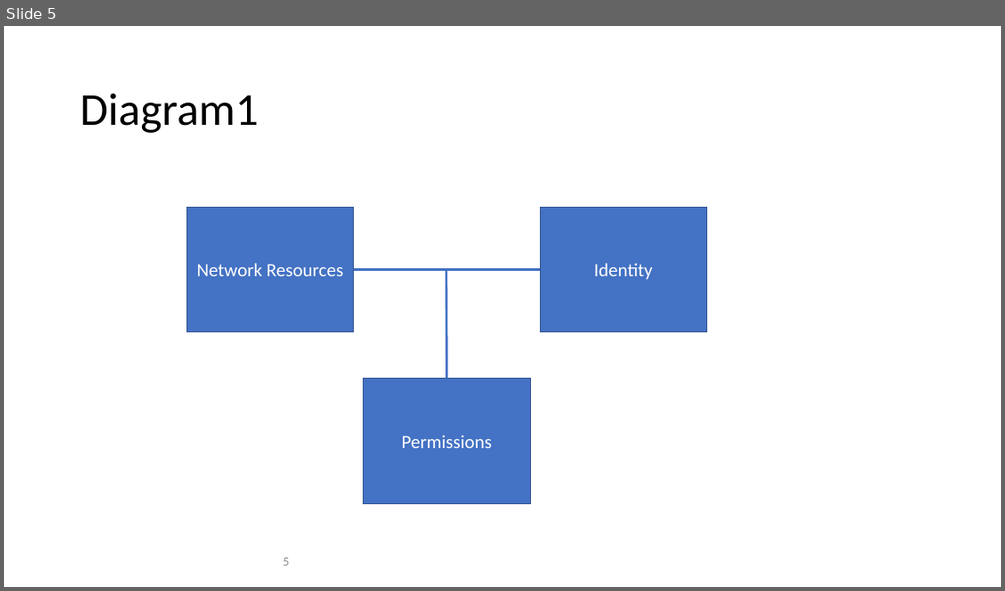
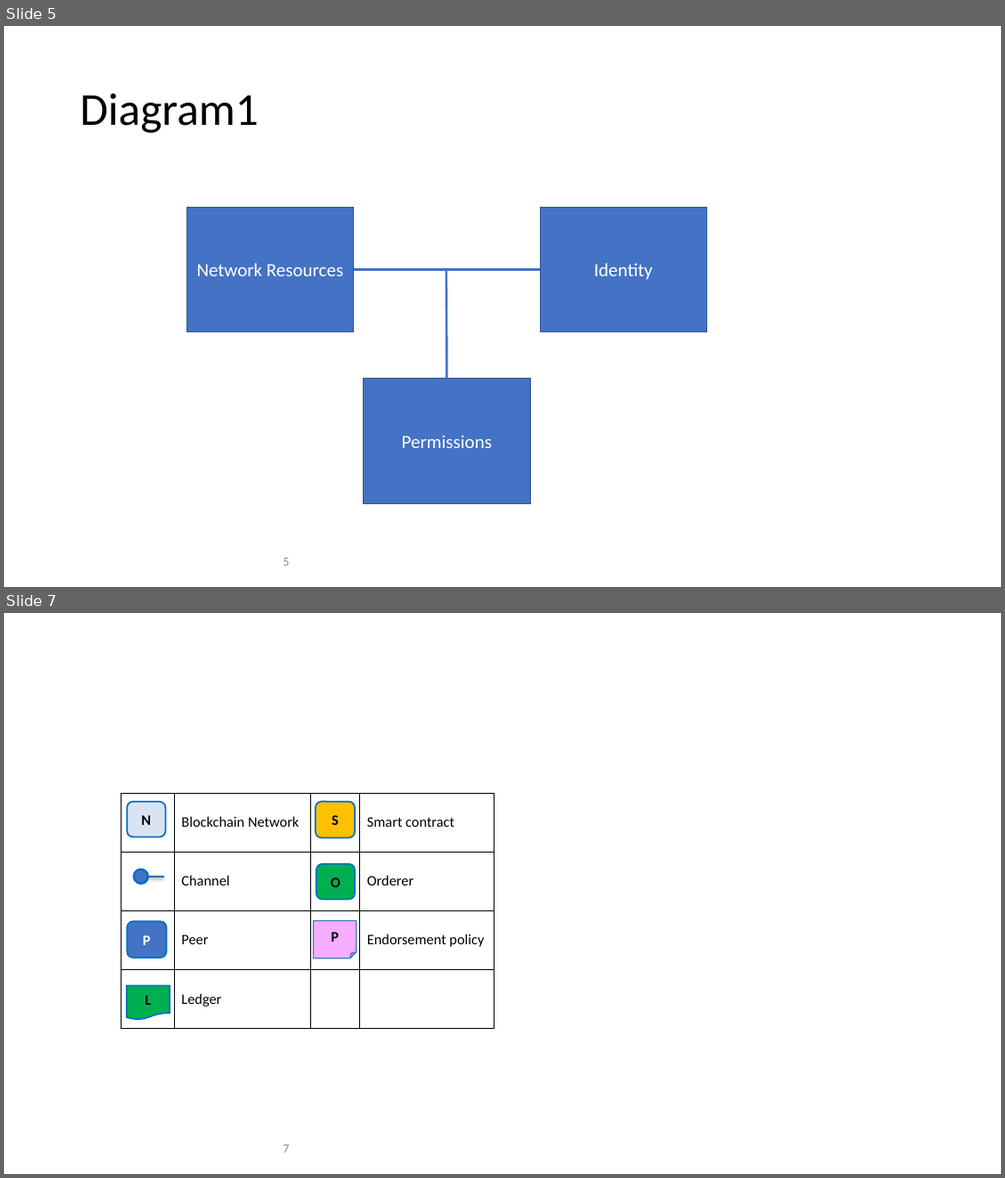
Before and after one commit to FabricTOC/FabricTOC, a slide deck: docs/OtherSourceMaterial/Diagrams.pptx. Shown one above the other, each under a label of ours: slide 5 before the commit, slides 5 and 7 after it; the slides between them are not shown. The pictures are 1005x591 and 1005x1178 pixels, drawn with LibreOffice and Linux fonts; fonts in the diff are those of the drawing. Boxes give left, top, right and bottom in pixels: in the first picture for what was removed or moved away, otherwise in the second. Text is boxed around its words. In the diff, an @@ line names an element or a change of style, - is before the commit and + after.

```diff
--- a/docs/OtherSourceMaterial/Diagrams.pptx
+++ b/docs/OtherSourceMaterial/Diagrams.pptx
@@ slide 7 added at bbox=[4, 613, 1001, 1174], background #FFFFFF @@
@@ table added at bbox=[121, 793, 494, 1029], 4 rows, 4 columns @@
+ | Blockchain Network |  | Smart contract
+ | Channel |  | Orderer
+ | Peer |  | Endorsement policy
+ | Ledger |  | 
@@ rounded rectangle added at bbox=[128, 802, 165, 836], fill #DAE3F3, outline #0070C0 1.5 pt, 14 pt, text #000000, bold @@
+N
@@ rounded rectangle added at bbox=[316, 802, 356, 838], fill #FFC000, outline #0070C0 1.5 pt, 14 pt, text #000000, bold @@
+S
@@ ellipse added at bbox=[133, 869, 147, 884], fill #4372C4, outline #0070C0 2 pt @@
@@ line added from (148, 876) to (164, 876), #0070C0 2 pt @@
@@ rounded rectangle added at bbox=[316, 863, 355, 899], fill #00B050, outline #0070C0 1.5 pt, 14 pt, text #000000, bold @@
+O
@@ rounded rectangle added at bbox=[128, 921, 167, 957], fill #4472C4, outline #0070C0 1.5 pt, 14 pt, text #FFFFFF, bold @@
+P
@@ folded corner added at bbox=[314, 920, 356, 957], fill #F7ADFF, outline #3C75BD 1 pt, 14 pt, text #000000, bold @@
+P
@@ flow chart document added at bbox=[127, 985, 170, 1019], fill #00B050, outline #0070C0 1.5 pt, 14 pt, text #000000, bold @@
+L
@@ page number added at bbox=[283, 1144, 289, 1152], 12 pt, text #8C8C8C @@
+7
```
Also in this commit, not shown: 3 other slides added, 5 other files.
